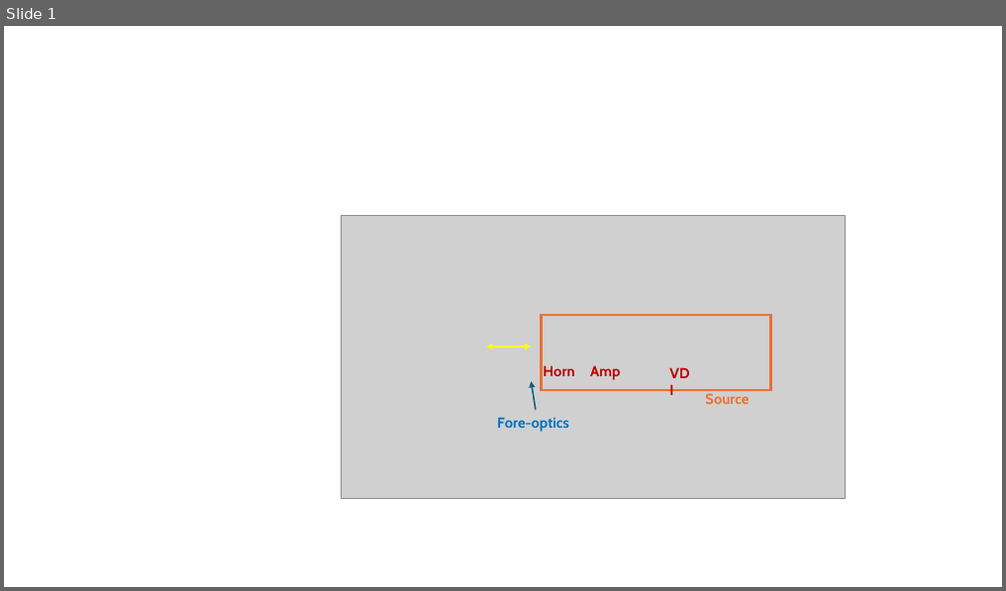
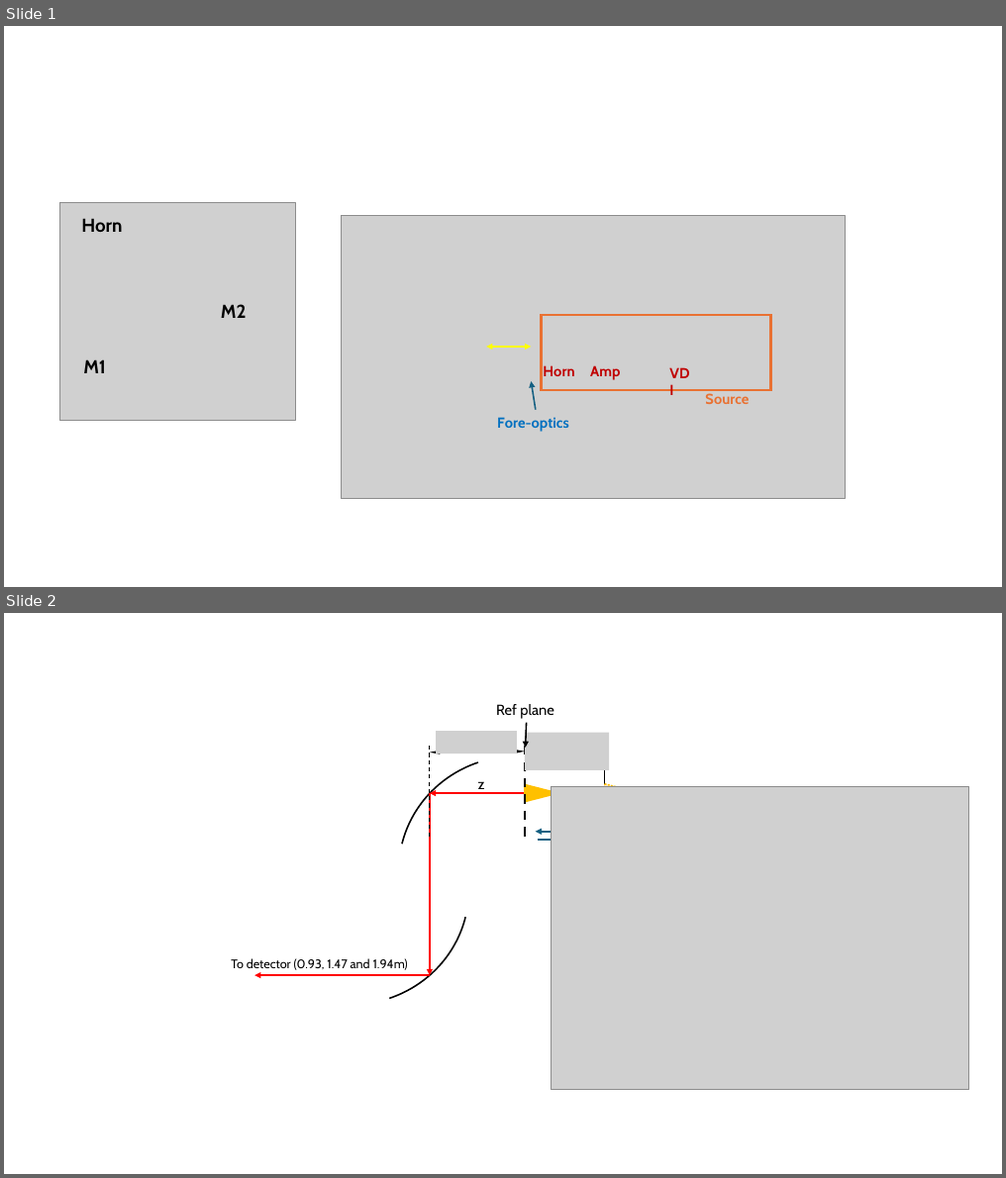
Before and after one commit to XiaodongRencologne/GaussianOptics, a slide deck: doc/plots.pptx. Shown one above the other, each under a label of ours: slide 1 before the commit, slides 1 and 2 after it. The pictures are 1006x591 and 1006x1178 pixels, drawn with LibreOffice and Linux fonts; fonts in the diff are those of the drawing; grey boxes stand for pictures. Boxes give left, top, right and bottom in pixels: in the first picture for what was removed or moved away, otherwise in the second. Text is boxed around its words. In the diff, an @@ line names an element or a change of style, - is before the commit and + after.

```diff
--- a/doc/plots.pptx
+++ b/doc/plots.pptx
@@ slide 2 added at [4, 613, 1002, 1174], background #FFFFFF @@
@@ picture added at [551, 786, 969, 1090] @@
@@ group added at [210, 704, 657, 1036]: 6 arrows, 3 lines, 3 texts, 2 arc (boxed as its full ellipse)s, 2 triangles, 2 double arrows, 2 pictures @@
+Ref plane
+z
+To detector (0.93, 1.47 and 1.94m)
@@ slide 1 changed as well @@
@@ group added at [60, 202, 295, 421]: 3 texts, 1 picture @@
+M2
+M1
+Horn
```
Also in this commit, not shown: 1 other slide added, 19 other files.
